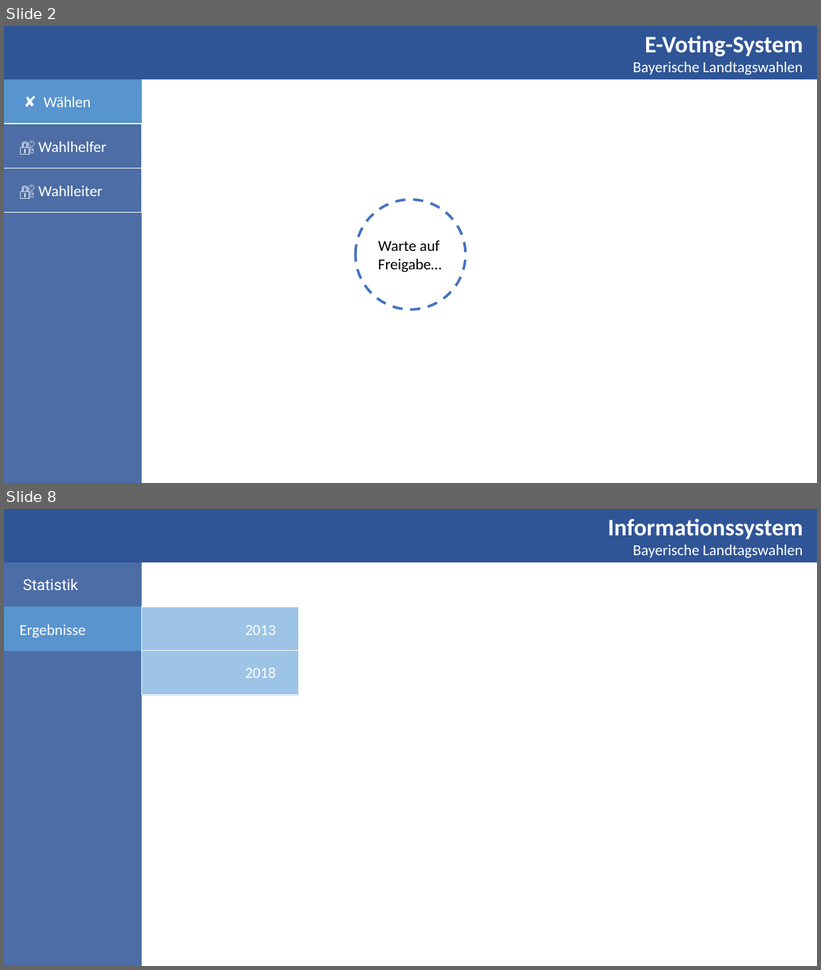
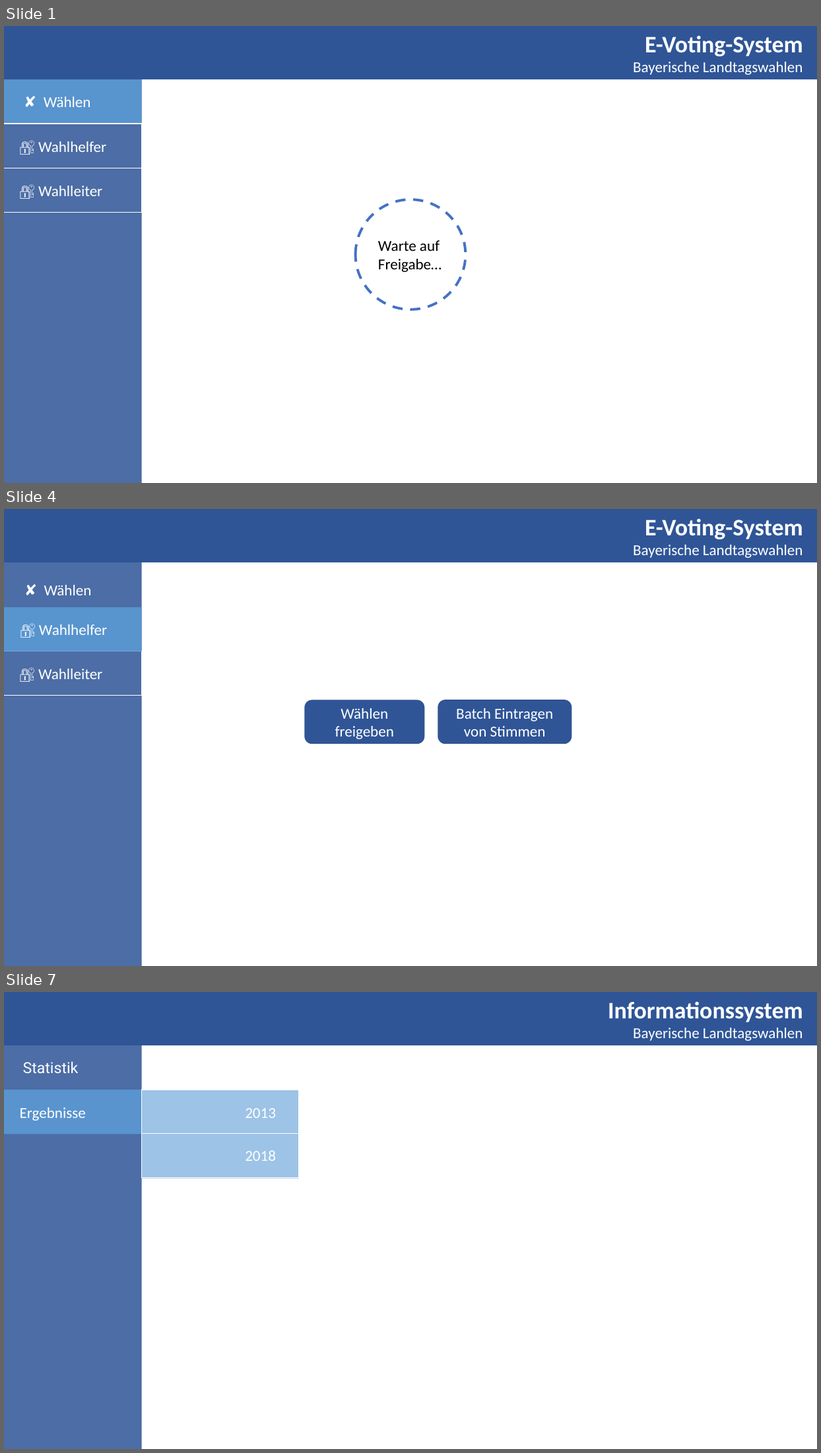
Before and after one commit to DominikHorn/wise2019-dbsystems-project, a slide deck: specification/Mock.pptx. Shown one above the other, each under a label of ours: slides 2 and 8 before the commit, slides 1, 4 and 7 after it; the slides between them are not shown. The pictures are 821x970 and 821x1453 pixels, drawn with LibreOffice and Linux fonts; fonts in the diff are those of the drawing. Boxes give left, top, right and bottom in pixels: in the first picture for what was removed or moved away, otherwise in the second. Text is boxed around its words. In the diff, an @@ line names an element or a change of style, - is before the commit and + after.

```diff
--- a/specification/Mock.pptx
+++ b/specification/Mock.pptx
@@ slide 4 added at (x1=4, y1=509, x2=817, y2=966), background #FFFFFF @@
@@ rectangle added at (x1=4, y1=509, x2=142, y2=966), fill #2F5597 at 86% opacity @@
@@ rectangle added at (x1=4, y1=509, x2=817, y2=562), fill #2F5597 @@
@@ text added at (x1=633, y1=519, x2=803, y2=558), 18 pt, text #FFFFFF @@
+E-Voting-System
+Bayerische Landtagswahlen
@@ text added at (x1=44, y1=585, x2=92, y2=595), 18 pt, text #FFFFFF @@
+✘ Wählen
@@ rectangle added at (x1=4, y1=607, x2=142, y2=652), fill #5B9BD5 at 86% opacity, 18 pt, text #FFFFFF @@
+🔐 Wahlhelfer
@@ rectangle added at (x1=4, y1=651, x2=142, y2=696), fill #4C6DA6 at 86% opacity, outline #FFFFFF 1 pt, 18 pt, text #FFFFFF @@
+🔐 Wahlleiter
@@ rounded rectangle added at (x1=305, y1=700, x2=424, y2=744), fill #2F5597, outline #325491 1 pt, 18 pt, text #FFFFFF @@
+Wählen freigeben
@@ rounded rectangle added at (x1=438, y1=700, x2=572, y2=744), fill #2F5597, outline #325491 1 pt, 18 pt, text #FFFFFF @@
+Batch Eintragen von Stimmen
@@ what was slide 2 is now slide 1 @@
@@ what was slide 8 is now slide 7 @@
```
Also in this commit, not shown: 1 slide changed, 3 other slides added.
